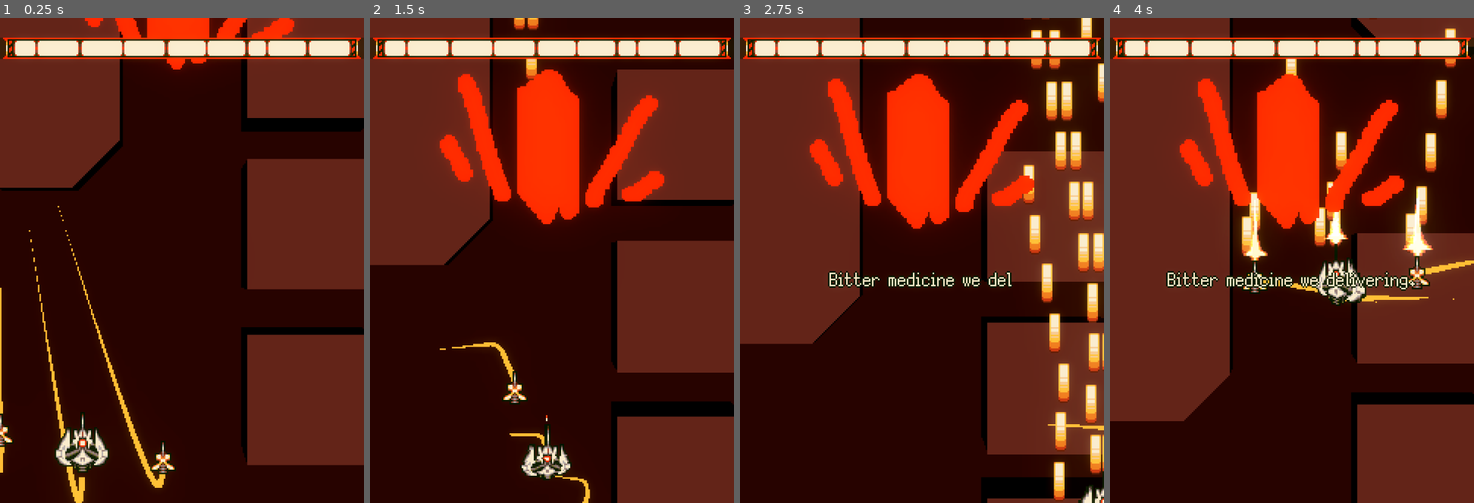
Above: before the commit, frames 1-4 (left to right).
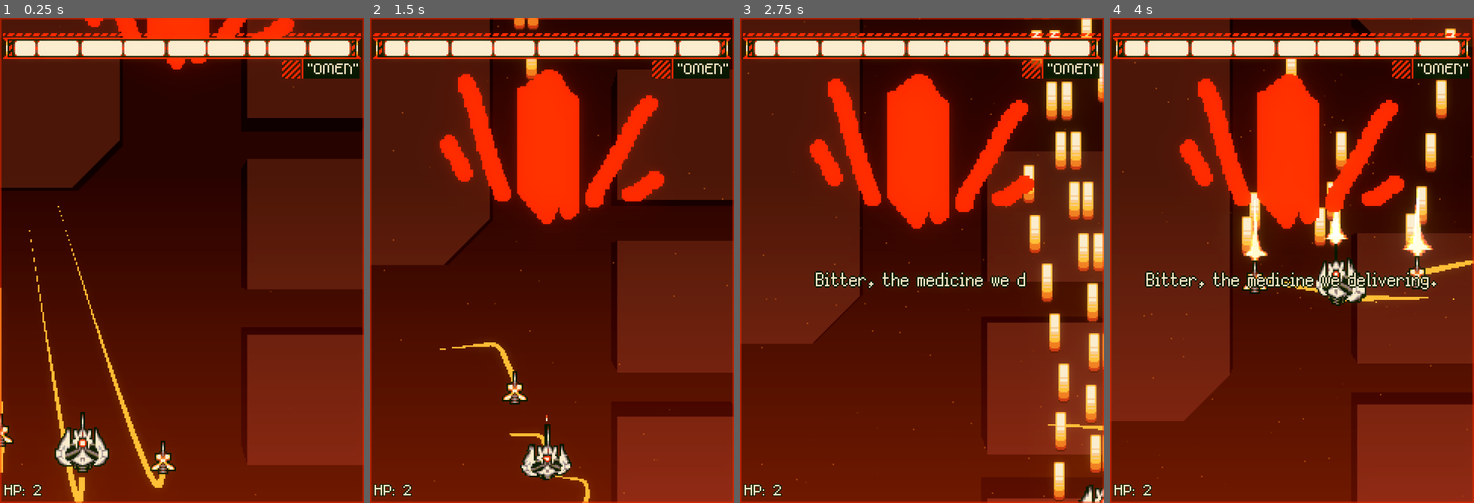
Above: after the commit, the same moments.

Repository: Aeterasu/GWJ97
Game: Godot game, scene res://main/main.tscn
Two runs of this game, one before a commit and one after it. Both use one fixed random seed, a clock stepped at 60 frames per second and the inputs below.
Inputs (mouse positions are in pixels of both pictures, inside the frame that each line leads up to):
- Up to frame 1 (0.25 s): no input
- Up to frame 2 (1.5 s): tap Enter (ui_accept) at 0.5, 0.77 s; move the mouse to (632, 236) at 0.52 s; hold D (player_input_right) 0.53-1.28 s; hold J (player_input_action_1) 0.53-1.28 s; click (632, 236) at 0.67 s; move the mouse to (479, 284) at 1.27 s; hold S (player_input_down) from 1.28 s (still down); tap K (player_input_action_2) at 1.35 s
- Up to frame 3 (2.75 s): tap Enter (ui_accept) at 1.52 s; move the mouse to (958, 153) at 2.02 s; release S (player_input_down) at 2.03 s; hold D (player_input_right) from 2.03 s (still down); hold J (player_input_action_1) from 2.03 s (still down)
- Up to frame 4 (4 s): move the mouse to (1273, 357) at 2.77 s; release D (player_input_right) at 2.78 s; release J (player_input_action_1) at 2.78 s; hold W (player_input_up) 2.78-3.53 s; tap K (player_input_action_2) at 2.85 s; click (1273, 357) at 2.92 s; tap Enter (ui_accept) at 3.02, 3.77 s; move the mouse to (1401, 333) at 3.52 s; hold A (player_input_left) from 3.53 s (still down); hold J (player_input_action_1) from 3.53 s (still down)

The runs differ from the first frame. In frame 1, 40% of the frame differs, in the area x 0-100%, y 0-100%; in frame 2, 41%; in frame 3, 38%; in frame 4, 35%.

Commit message:
pattern stuff

Diff:
--- a/project/bullet/bullet_engine.gd
+++ b/project/bullet/bullet_engine.gd
@@ -112,3 +112,7 @@
 		rot = bullet.angle + PI / 2
 
 	bullet_visual.multimesh.set_instance_transform_2d(bullet.multimesh_id, Transform2D.IDENTITY.translated(position).rotated_local(rot).scaled_local(bullet.skin.size))
+
+func bullet_cancel() -> void:
+	for i in active_bullet_count:
+		bullets[i].is_active = false
--- a/project/game/game.gd
+++ b/project/game/game.gd
@@ -3,6 +3,8 @@
 @export var game_sequencer: GameSequencer = null
 @export var player: Player = null
 @export var ui_root: UI = null
+
+@export var debug_hp_label: Label = null
 
 const BOARD_SIZE: Vector2 = Vector2(240.0, 320.0)
 const PLAYER_STARTING_POSITION: Vector2 = Vector2(54.0, 260.0)
@@ -19,6 +21,7 @@
 	ui_root.boss_healthbar.generate_healthbar(game_sequencer.patterns_health)
 
 	game_sequencer.propagate_pattern_hit.connect(update_boss_healthbar)
+	game_sequencer.on_pattern_init.connect(on_pattern_init)
 	game_sequencer.init_pattern(game_sequencer.starting_pattern)
 
 func animate_player_intro() -> void:
@@ -33,7 +36,12 @@
 	tween.tween_callback(func(): player.control_state = Player.ControlState.NORMAL)
 
 func _physics_process(delta: float) -> void:
-	pass
+	debug_hp_label.text = "HP: " + str(player.lives)
+
+func on_pattern_init(pattern_idx: int) -> void:
+	var str = game_sequencer.patterns_flavor[pattern_idx].pattern_names
+	ui_root.boss_pattern_name.text = '"' + str.to_upper() + '"'
+	#ui_root.boss_pattern_name.reset_size()
 
 func update_boss_healthbar(pattern: Pattern) -> void:
 	ui_root.boss_healthbar.update_healthbar(game_sequencer.get_all_health_percentagees(), game_sequencer.current_idx)
--- a/project/game/game_container.tscn
+++ b/project/game/game_container.tscn
@@ -36,6 +36,9 @@
 [ext_resource type="PackedScene" uid="uid://jc8mhtpdtcvy" path="res://pattern/riot.tscn" id="21_jllto"]
 [ext_resource type="Material" uid="uid://c1v46fadxlwp4" path="res://ui/boss_healthbar_material.tres" id="23_ino1g"]
 [ext_resource type="PackedScene" uid="uid://b2hnbptqpl1ea" path="res://pattern/dogfight.tscn" id="23_qiqgi"]
+[ext_resource type="Texture2D" uid="uid://d3q2yxbbn2oba" path="res://ui/texture/texture_ui_boss_healthbar_horizontal_stripe.png" id="37_qiqgi"]
+[ext_resource type="Texture2D" uid="uid://bbgmlb3pvevtj" path="res://ui/texture/texture_ui_stripe_diagonal.png" id="38_jseim"]
+[ext_resource type="FontFile" uid="uid://cn1h41d4rq4n8" path="res://font/m5x7.ttf" id="38_ms3xe"]
 
 [sub_resource type="Environment" id="Environment_y36n6"]
 background_mode = 1
@@ -48,6 +51,20 @@
 
 [sub_resource type="StandardMaterial3D" id="StandardMaterial3D_u5opy"]
 albedo_color = Color(0.36862746, 0.11372549, 0.05490196, 1)
+
+[sub_resource type="Gradient" id="Gradient_ms3xe"]
+colors = PackedColorArray(0.16862746, 0.05490196, 0.007843138, 1, 0.7921569, 0.20784314, 0.08627451, 1)
+
+[sub_resource type="GradientTexture2D" id="GradientTexture2D_3b7yk"]
+gradient = SubResource("Gradient_ms3xe")
+width = 240
+height = 320
+fill_from = Vector2(0, 0.32051283)
+fill_to = Vector2(0, 1)
+
+[sub_resource type="Gradient" id="Gradient_3b7yk"]
+offsets = PackedFloat32Array(0, 0.18439716, 0.5177305, 1)
+colors = PackedColorArray(0.16862746, 0.05490196, 0.007843138, 0, 1, 1, 1, 1, 1, 1, 1, 1, 0.16862746, 0.05490196, 0.007843138, 0)
 
 [sub_resource type="ShaderMaterial" id="ShaderMaterial_ijhnq"]
 shader = ExtResource("8_wkyfq")
@@ -82,8 +99,38 @@
 [sub_resource type="ShaderMaterial" id="ShaderMaterial_wurgr"]
 shader = ExtResource("13_lw3qe")
 shader_parameter/stripe_texture = ExtResource("14_ysh17")
-shader_parameter/scroll_speed = 1.0
+shader_parameter/scroll_speed = Vector2(0, 2)
 shader_parameter/tiling = Vector2(1, 2)
+
+[sub_resource type="ShaderMaterial" id="ShaderMaterial_jseim"]
+shader = ExtResource("13_lw3qe")
+shader_parameter/stripe_texture = ExtResource("14_ysh17")
+shader_parameter/scroll_speed = Vector2(0, -2)
+shader_parameter/tiling = Vector2(1, 2)
+
+[sub_resource type="ShaderMaterial" id="ShaderMaterial_ms3xe"]
+shader = ExtResource("13_lw3qe")
+shader_parameter/stripe_texture = ExtResource("37_qiqgi")
+shader_parameter/scroll_speed = Vector2(-2, 0)
+shader_parameter/tiling = Vector2(42, 1)
+
+[sub_resource type="LabelSettings" id="LabelSettings_3b7yk"]
+font = ExtResource("38_ms3xe")
+font_color = Color(0.98039216, 0.91764706, 0.7882353, 1)
+outline_size = 2
+outline_color = Color(0.047058824, 0.09803922, 0, 1)
+
+[sub_resource type="ShaderMaterial" id="ShaderMaterial_jld1g"]
+shader = ExtResource("13_lw3qe")
+shader_parameter/stripe_texture = ExtResource("38_jseim")
+shader_parameter/scroll_speed = Vector2(-2, -2)
+shader_parameter/tiling = Vector2(3, 3)
+
+[sub_resource type="LabelSettings" id="LabelSettings_ixbki"]
+font = ExtResource("38_ms3xe")
+font_color = Color(0.98039216, 0.91764706, 0.7882353, 1)
+outline_size = 2
+outline_color = Color(0.047058824, 0.09803922, 0, 1)
 
 [node name="GameContainer" type="SubViewportContainer" unique_id=1996078482]
 texture_filter = 1
@@ -104,11 +151,12 @@
 size = Vector2i(240, 320)
 render_target_update_mode = 4
 
-[node name="Game" type="Node2D" parent="SubViewport" unique_id=1321649675 node_paths=PackedStringArray("game_sequencer", "player", "ui_root")]
+[node name="Game" type="Node2D" parent="SubViewport" unique_id=1321649675 node_paths=PackedStringArray("game_sequencer", "player", "ui_root", "debug_hp_label")]
 script = ExtResource("1_q4ejq")
 game_sequencer = NodePath("GameSequencer")
 player = NodePath("Player")
 ui_root = NodePath("../../UI")
+debug_hp_label = NodePath("../../UI/Label")
 
 [node name="BulletSkinManager" type="Node" parent="SubViewport/Game" unique_id=1300980304]
 script = ExtResource("2_ijhnq")
@@ -142,6 +190,7 @@
 [node name="Riot" parent="SubViewport/Game/GameSequencer" unique_id=2000619167 instance=ExtResource("21_jllto")]
 
 [node name="Dogfight" parent="SubViewport/Game/GameSequencer" unique_id=285190987 instance=ExtResource("23_qiqgi")]
+fire_rate = 0.18
 
 [node name="ColorRect" type="ColorRect" parent="SubViewport/Game" unique_id=931863613]
 z_index = -4096
@@ -189,6 +238,36 @@
 transform = Transform3D(1, 0, 0, 0, -4.371139e-08, 1, 0, -1, -4.371139e-08, 0, 20.952, 6.406)
 fov = 21.0
 
+[node name="TextureRect" type="TextureRect" parent="SubViewport/Game/ColorRect" unique_id=474938826]
+modulate = Color(1, 1, 1, 0.42745098)
+layout_mode = 1
+anchors_preset = 15
+anchor_right = 1.0
+anchor_bottom = 1.0
+grow_horizontal = 2
+grow_vertical = 2
+texture = SubResource("GradientTexture2D_3b7yk")
+
+[node name="CPUParticles2D" type="CPUParticles2D" parent="SubViewport/Game/ColorRect" unique_id=361261354]
+modulate = Color(1, 1, 1, 0.4745098)
+position = Vector2(120, 160)
+amount = 128
+lifetime = 3.0
+lifetime_randomness = 1.0
+emission_shape = 3
+emission_rect_extents = Vector2(120, 160)
+direction = Vector2(0, -1)
+spread = 0.0
+gravity = Vector2(0, 9.8)
+initial_velocity_min = 8.0
+initial_velocity_max = 24.0
+orbit_velocity_min = -0.05
+orbit_velocity_max = 0.05
+tangential_accel_min = -0.1
+tangential_accel_max = 0.1
+color = Color(0.9411765, 0.45882353, 0.1254902, 1)
+color_ramp = SubResource("Gradient_3b7yk")
+
 [node name="PlayerBulletEngine" type="Node" parent="SubViewport/Game" unique_id=297898871 node_paths=PackedStringArray("bullet_visual")]
 script = ExtResource("5_wurgr")
 max_bullet_count = 1024
@@ -217,11 +296,12 @@
 material = SubResource("ShaderMaterial_3vho3")
 multimesh = SubResource("MultiMesh_y36n6")
 
-[node name="UI" type="Control" parent="." unique_id=339268598 node_paths=PackedStringArray("boss_healthbar")]
+[node name="UI" type="Control" parent="." unique_id=339268598 node_paths=PackedStringArray("boss_healthbar", "boss_pattern_name")]
 custom_minimum_size = Vector2(240, 320)
 layout_mode = 2
 script = ExtResource("20_gts4h")
 boss_healthbar = NodePath("UIBossHealthbar")
+boss_pattern_name = NodePath("BossHealthbarUnder/PatternNameBlock/Label")
 
 [node name="Padding" type="Control" parent="UI" unique_id=1228953614]
 modulate = Color(1, 1, 1, 0.5019608)
@@ -267,9 +347,86 @@
 offset_bottom = 12.0
 
 [node name="VerticalStripe2" type="ColorRect" parent="UI/BossHealthbarUnder" unique_id=1032287011]
-material = SubResource("ShaderMaterial_wurgr")
+material = SubResource("ShaderMaterial_jseim")
 layout_mode = 0
 offset_left = 230.0
 offset_top = 2.0
 offset_right = 232.0
 offset_bottom = 12.0
+
+[node name="HorizontalStripe" type="ColorRect" parent="UI/BossHealthbarUnder" unique_id=2023039005]
+material = SubResource("ShaderMaterial_ms3xe")
+layout_mode = 0
+offset_top = -3.0
+offset_right = 236.0
+offset_bottom = -1.0
+
+[node name="PatternNameBlock" type="Control" parent="UI/BossHealthbarUnder" unique_id=1682122609]
+layout_mode = 1
+anchor_top = 1.0
+anchor_right = 0.99200004
+anchor_bottom = 1.7860001
+offset_right = -0.0960083
+offset_bottom = -0.0040016174
+
+[node name="Label" type="Label" parent="UI/BossHealthbarUnder/PatternNameBlock" unique_id=1307598084]
+layout_mode = 1
+anchors_preset = -1
+anchor_left = 1.0
+anchor_right = 1.0
+anchor_bottom = 1.0
+offset_left = -2.0
+offset_top = -1.0
+offset_right = -1.0
+offset_bottom = 1.0
+grow_horizontal = 0
+grow_vertical = 2
+pivot_offset_ratio = Vector2(1, 0)
+label_settings = SubResource("LabelSettings_3b7yk")
+horizontal_alignment = 2
+
+[node name="ColorRect" type="ColorRect" parent="UI/BossHealthbarUnder/PatternNameBlock/Label" unique_id=1270626282]
+show_behind_parent = true
+layout_mode = 1
+anchors_preset = -1
+anchor_right = 1.0
+anchor_bottom = 1.077
+offset_left = -3.0
+offset_top = 1.0
+offset_bottom = -0.0010004044
+grow_horizontal = 0
+grow_vertical = 2
+color = Color(0.047058824, 0.09803922, 0, 1)
+
+[node name="ColorRect2" type="ColorRect" parent="UI/BossHealthbarUnder/PatternNameBlock/Label" unique_id=1999985972]
+layout_mode = 0
+offset_left = -4.0
+offset_top = 1.0
+offset_right = -3.0
+offset_bottom = 14.0
+color = Color(1, 0.16078432, 0, 1)
+
+[node name="DiagonalBlock" type="ColorRect" parent="UI/BossHealthbarUnder/PatternNameBlock/Label" unique_id=1800614091]
+material = SubResource("ShaderMaterial_jld1g")
+layout_mode = 0
+offset_left = -17.0
+offset_top = 2.0
+offset_right = -5.0
+offset_bottom = 14.0
+
+[node name="DiagonalBlock2" type="ColorRect" parent="UI/BossHealthbarUnder/PatternNameBlock/Label/DiagonalBlock" unique_id=1071102307]
+show_behind_parent = true
+layout_mode = 0
+offset_right = 12.0
+offset_bottom = 12.0
+color = Color(0.047058824, 0.09803922, 0, 0.5019608)
+
+[node name="Label" type="Label" parent="UI" unique_id=1419924041]
+layout_mode = 0
+offset_left = 3.0
+offset_top = 304.0
+offset_right = 43.0
+offset_bottom = 317.0
+text = "HP: 0"
+label_settings = SubResource("LabelSettings_ixbki")
+vertical_alignment = 2
--- a/project/game/game_sequencer.gd
+++ b/project/game/game_sequencer.gd
@@ -11,6 +11,8 @@
 @export var enemy_bullet_engine: BulletEngine = null
 
 var current_idx: int = 0
+
+signal on_pattern_init
 
 signal propagate_pattern_hit
 
@@ -29,6 +31,8 @@
 		patterns[idx].on_death.connect(on_pattern_death)
 
 		current_idx = idx
+
+		on_pattern_init.emit(idx)
 
 func get_all_health_percentagees() -> Array[float]:
 	var result: Array[float] = []
--- a/project/main/main.tscn
+++ b/project/main/main.tscn
@@ -5,6 +5,7 @@
 [ext_resource type="Script" uid="uid://upphqgb3vovy" path="res://audio/audio_manager.gd" id="2_3wy1v"]
 [ext_resource type="Script" uid="uid://dtytuvraaohro" path="res://audio/bgm_manager.gd" id="3_kfbq2"]
 [ext_resource type="FontFile" uid="uid://cuavx05ndjw5g" path="res://font/m3x6.ttf" id="4_4dugh"]
+[ext_resource type="Texture2D" uid="uid://jpl6sm2bxl0p" path="res://main/texture/texture_ui_border.png" id="5_4dugh"]
 [ext_resource type="Script" uid="uid://cmfa1d5fwckcb" path="res://util/ui/colored_fps_counter.gd" id="5_67ri8"]
 
 [sub_resource type="Environment" id="Environment_3b7yk"]
@@ -57,6 +58,12 @@
 [node name="TopLayer" type="CanvasLayer" parent="." unique_id=1550420199]
 layer = 4096
 
+[node name="TextureRect" type="TextureRect" parent="TopLayer" unique_id=706904870]
+modulate = Color(1, 0.16078432, 0, 0.5019608)
+offset_right = 40.0
+offset_bottom = 40.0
+texture = ExtResource("5_4dugh")
+
 [node name="FpsCounter" type="Label" parent="TopLayer" unique_id=1083675519]
 offset_left = 3.0
 offset_top = -1.0
--- a/project/pattern/dogfight.gd
+++ b/project/pattern/dogfight.gd
@@ -1,35 +1,41 @@
 extends Pattern
 
-@export var fire_rates: Array[float] = [0.0, 0.0, 0.0]
-var timers: Array[float] = [0.0, 0.0, 0.0]
+@export var fire_rate: float = 0.5
+@export var attack_2_interval: int = 8
+@export var attack_3_interval: int = 16
+
+var timer: float = 0.0
+var fire_count: int = 0
 
 var time: float = 0.0
 var v_x: float = 0.0
 var prev_x: float = 0.0
 
+func _ready() -> void:
+	super()
+
 func init_pattern() -> void:
 	super()
 
-	timers.resize(fire_rates.size())
-
-	for i in fire_rates.size():
-		timers[i] = fire_rates[i]
+	timer = fire_rate + 3.0
+	fire_count = 0
 
 	is_started = true
 
 func update(delta: float) -> void:
-	for i in fire_rates.size():
-		timers[i] -= delta
+	timer -= delta
 
-		if timers[i] <= 0.0:
-			timers[i] = fire_rates[i]
+	if timer <= 0.0:
+		timer = fire_rate
+		fire_count += 1
 
-			if i == 0:
-				fire_1()
-			elif i == 1:
-				fire_2()
-			elif i == 2:
-				fire_3()
+		fire_1()
+
+		if fire_count % attack_2_interval == 0:
+			fire_2()
+
+		if fire_count % attack_3_interval == 0:
+			fire_3()
 
 	var player = Game.get_player()
 	var target_pos = player.global_position if player else Vector2(120.0, 320.0)
--- a/project/pattern/omen.tscn
+++ b/project/pattern/omen.tscn
@@ -260,6 +260,6 @@
 offset_bottom = -134.0
 grow_horizontal = 2
 grow_vertical = 2
-text = "Bitter medicine we delivering."
+text = "Bitter, the medicine we delivering."
 label_settings = SubResource("LabelSettings_3b7yk")
 horizontal_alignment = 1
--- a/project/pattern/pattern.gd
+++ b/project/pattern/pattern.gd
@@ -52,6 +52,8 @@
 func kill_start() -> void:
 	is_dead = true
 
+	bullet_engine.bullet_cancel()
+
 func kill_finish() -> void:
 	on_death.emit(self)
 
--- a/project/pattern/riot.gd
+++ b/project/pattern/riot.gd
@@ -4,6 +4,12 @@
 
 @export var fire_rate: float = 0.0
 var fire_time_left: float = 0.0
+var is_bursting: bool = false
+
+@export var burst_count: int = 5
+@export var burst_rate: float = 0.05
+var burst_current: int = -1
+var burst_timer: float = 0.0
 
 @export var arc_fire_rate: float = 0.0
 var arc_time_left: float = 0.0
@@ -26,6 +32,24 @@
 
 		fire_primary()
 
+	if is_bursting:
+		burst_timer -= delta
+
+	if is_bursting and burst_timer <= 0.0:
+		for origin in shot_origins:
+			var pos = origin.global_position
+			var angle = Vector2.DOWN.angle()
+
+			var speed = 120.0
+
+			bullet_engine.fire_bullet(pos, angle, speed, BulletSkin.Type.ENEMY_BULLET_RED_LONG)
+
+		burst_timer = burst_rate
+		burst_current += 1
+
+		if burst_current >= burst_count:
+			is_bursting = false
+
 	arc_time_left -= delta
 
 	if arc_time_left <= 0.0:
@@ -34,16 +58,10 @@
 		fire_arc()
 
 func fire_primary() -> void:
-	var bullet_count: int = 5
+	is_bursting = true
 
-	for origin in shot_origins:
-		for i in bullet_count:
-			var pos = origin.global_position + Vector2(0.0, remap(i, 0, bullet_count, 0.0, 38.0))
-			var angle = Vector2.DOWN.angle()
-
-			var speed = 120.0
-
-			bullet_engine.fire_bullet(pos, angle, speed, BulletSkin.Type.ENEMY_BULLET_RED_LONG)
+	burst_current = 0
+	burst_timer = 0.0
 
 func fire_arc() -> void:
 	var bullet_count: int = 48
--- a/project/player/player.gd
+++ b/project/player/player.gd
@@ -25,7 +25,7 @@
 @export var muzzle_flashes: Array[Node2D] = []
 
 var lives: int = 0
-const STARTING_LIVES: int = 3
+const STARTING_LIVES: int = 2
 const INVINCIBILITY_ON_HIT: float = 6.0
 const INVINCIBILITY_ON_BOMB: float = 3.0
 
@@ -47,6 +47,8 @@
 }
 
 func _ready() -> void:
+	lives = STARTING_LIVES
+
 	base_weapon.bullet_engine = self.bullet_engine
 	focus_weapon.bullet_engine = self.bullet_engine
 
@@ -68,6 +70,8 @@
 
 		process_movement(delta)
 		process_weapon(delta)
+
+	invincibility_timer = max(invincibility_timer - delta, 0.0)
 
 	# options
 
@@ -135,6 +139,8 @@
 
 	lives -= 1;
 
+	invincibility_timer = INVINCIBILITY_ON_HIT
+
 	on_hit.emit()
 
 	if lives < 0:
--- a/project/ui/boss_healthbar_decorative_stripe.gdshader
+++ b/project/ui/boss_healthbar_decorative_stripe.gdshader
@@ -2,12 +2,12 @@
 render_mode unshaded;
 
 uniform sampler2D stripe_texture : filter_nearest, repeat_enable;
-uniform float scroll_speed = 1.0;
-uniform vec2 tiling = vec2(1.0, 4.0); // x = horizontal repeats, y = vertical repeats
+uniform vec2 scroll_speed = vec2(1.0, 0.0);
+uniform vec2 tiling = vec2(1.0, 4.0);
 
 void fragment()
 {
 	vec2 tiled_uv = UV * tiling;
-	tiled_uv.y += TIME * scroll_speed;
+	tiled_uv += TIME * scroll_speed;
 	COLOR = texture(stripe_texture, tiled_uv);
 }
--- a/project/ui/ui.gd
+++ b/project/ui/ui.gd
@@ -1,3 +1,4 @@
 class_name UI extends Control
 
 @export var boss_healthbar: UIBossHealthbar = null
+@export var boss_pattern_name: Label = null
Binary file changed: project/main/texture/texture_ui_border.png
Binary file added: project/ui/texture/texture_ui_boss_healthbar_horizontal_stripe.png
Not shown, added: project/ui/texture/texture_ui_boss_healthbar_horizontal_stripe.png.import
Binary file changed: project/ui/texture/texture_ui_boss_healthbar_vertical_stripe.png
Binary file added: project/ui/texture/texture_ui_stripe_diagonal.png
Not shown, added: project/ui/texture/texture_ui_stripe_diagonal.png.import
Not shown, added: project/main/texture/.texture_ui_border.png-autosave.kra
Not shown, added: project/main/texture/texture_ui_border.png~
Not shown, added: project/ui/texture/.texture_ui_boss_healthbar_vertical_stripe.png-autosave.kra
Not shown, added: project/ui/texture/texture_ui_boss_healthbar_vertical_stripe.png~
